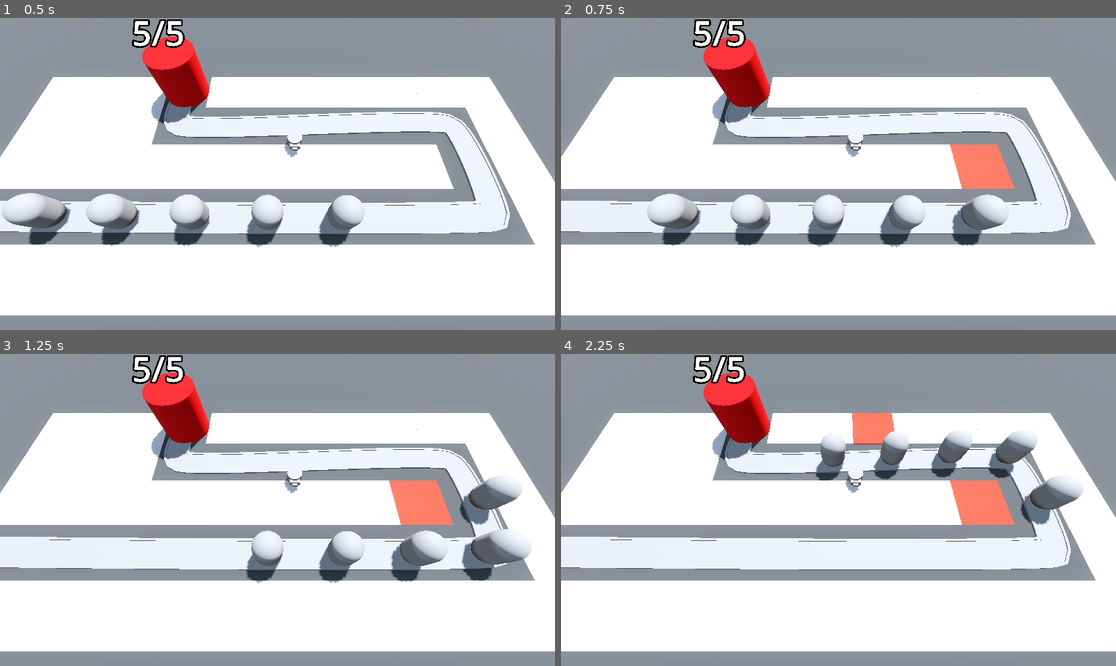
Above: before the commit, frames 1-4 (two rows, left to right).
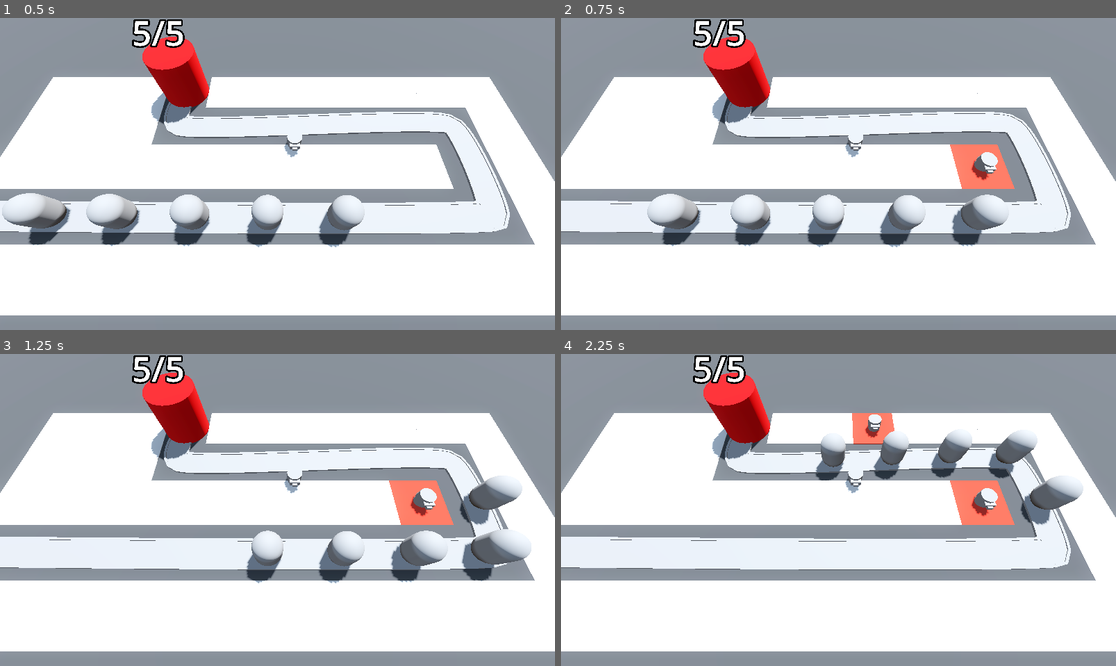
Above: after the commit, the same moments.

Repository: beltranbot/barbarian-blaster
Game: Godot game, scene res://BaseLevel.tscn
Same seed, same stepped clock (60 frames per second), same inputs: the game is played once before the commit and once after it.
Inputs (mouse positions are in pixels of both pictures, inside the frame that each line leads up to):
- Up to frame 1 (0.5 s): no input
- Up to frame 2 (0.75 s): move the mouse to (960, 158) at 0.52 s; press the mouse at (960, 158) at 0.53 s
- Up to frame 3 (1.25 s): no input
- Up to frame 4 (2.25 s): move the mouse to (727, 525) at 1.27 s; release the mouse at (727, 525) at 1.28 s; click (727, 525) at 1.35 s; move the mouse to (894, 441) at 2.02 s; press the mouse at (894, 441) at 2.03 s

Frame 1 is identical in both runs. In frame 2, 0.3% of the frame differs, in the area x 73-79%, y 42-53%; in frame 3, 0.3%; in frame 4, 0.4%, in the area x 54-79%, y 19-53%.

Commit message:
3.15 picking turret positions

Diff:
--- a/BaseLevel.tscn
+++ b/BaseLevel.tscn
@@ -44,8 +44,9 @@
 size = Vector3(100, 2, 100)
 material = SubResource("StandardMaterial3D_bwg6w")
 
-[node name="RayPickerCamera" parent="." node_paths=PackedStringArray("gridmap") instance=ExtResource("1_x1514")]
+[node name="RayPickerCamera" parent="." node_paths=PackedStringArray("gridmap", "turret_manager") instance=ExtResource("1_x1514")]
 gridmap = NodePath("../GridMap")
+turret_manager = NodePath("../TurrentManager")
 
 [node name="GridMap" type="GridMap" parent="."]
 mesh_library = ExtResource("1_8oufs")
--- a/RayPickerCamera/ray_picker_camera.gd
+++ b/RayPickerCamera/ray_picker_camera.gd
@@ -1,6 +1,7 @@
 extends Camera3D
 
 @export var gridmap: GridMap
+@export var turret_manager: Node3D
 
 @onready var ray_cast_3d: RayCast3D = $RayCast3D
 
@@ -20,5 +21,7 @@
 				var cell = gridmap.local_to_map(collision_point)
 				if gridmap.get_cell_item(cell) == 0:
 					gridmap.set_cell_item(cell, 1)
+					var tile_position = gridmap.map_to_local(cell)
+					turret_manager.build_turret(tile_position)
 	else:
 		Input.set_default_cursor_shape(Input.CURSOR_ARROW)
--- a/turrent_manager.gd
+++ b/turrent_manager.gd
@@ -7,3 +7,9 @@
 func _ready() -> void:
 	var new_turret = turret.instantiate()
 	add_child(new_turret)
+
+
+func build_turret(turret_position: Vector3) -> void:
+	var new_turret = turret.instantiate()
+	add_child(new_turret)
+	new_turret.global_position = turret_position
